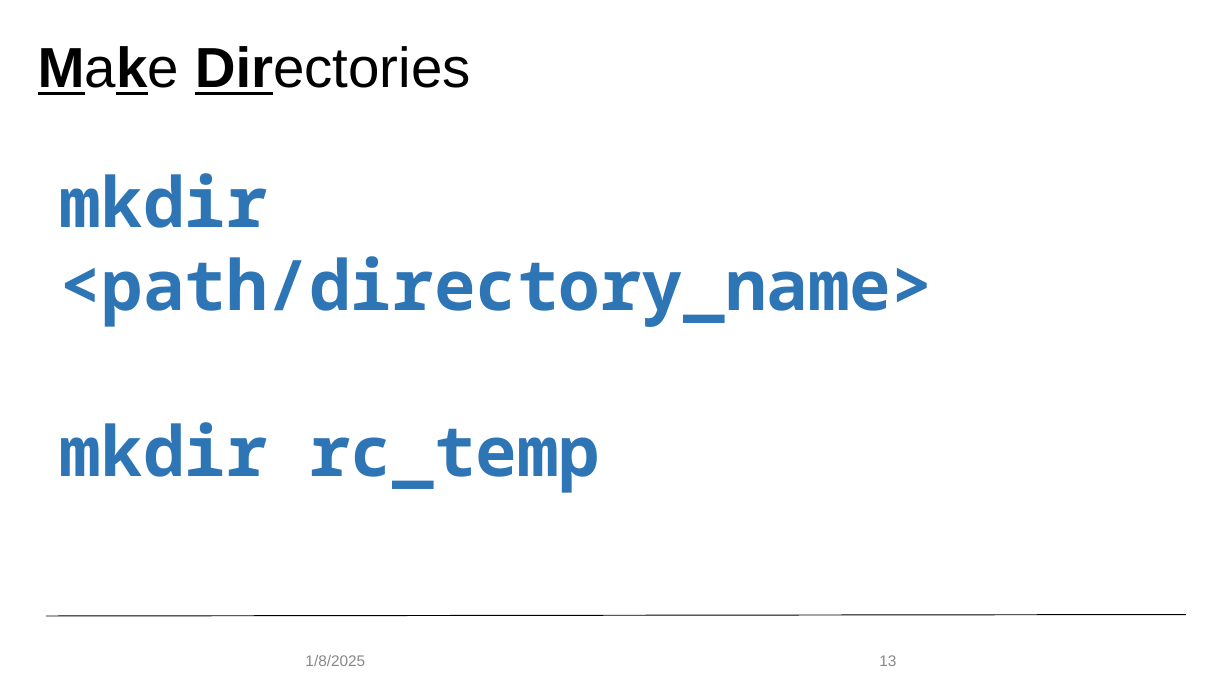
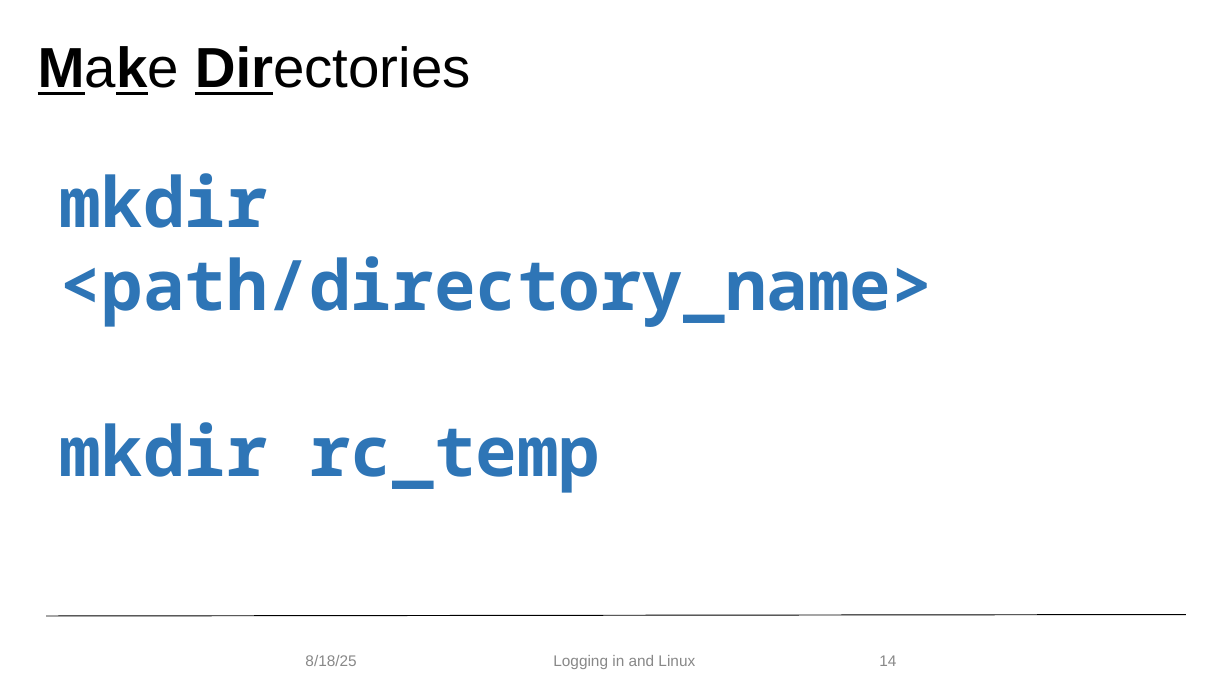
Before and after one commit to ResearchComputing/hpc_fundamentals_micro_credential, a slide deck: slide 14 of logging_in_and_linux/logging_in_linux.pptx (slide 13 before the commit). Drawn at 1232x693 pixels with LibreOffice and Linux fonts; fonts in the diff are those of the drawing; background and template pictures are left out. Boxes give left, top, right and bottom in pixels: in the first picture for what was removed or moved away, otherwise in the second. Text is boxed around its words. In the diff, an @@ line names an element or a change of style, - is before the commit and + after.

Commit message:
Aug 2025 edits to Linux presentation

```diff
--- a/logging_in_and_linux/logging_in_linux.pptx
+++ b/logging_in_and_linux/logging_in_linux.pptx
@@ text at box(305, 655, 356, 666): text changed @@
-1/8/2025
+8/18/25
@@ text added at box(553, 655, 695, 669), 12 pt, text #888888 @@
+Logging in and Linux
@@ page number at box(879, 655, 896, 666): text changed @@
-13
+14
```
Also in this commit, not shown: 27 other slides changed, 3 slides added, 3 slides removed, 1 other file.
